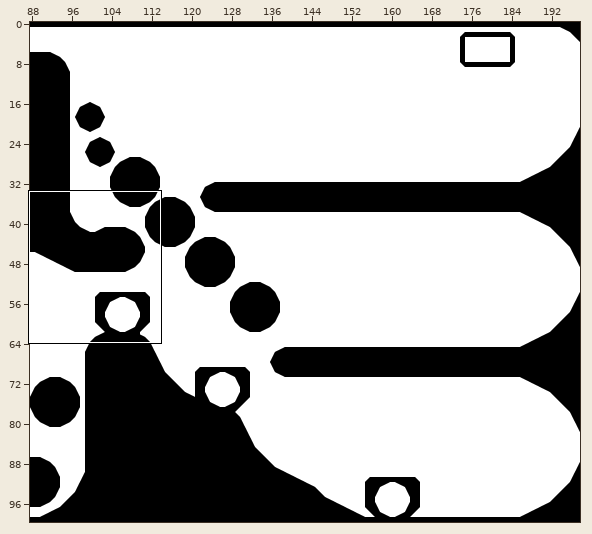
A Tiled map (JSON) gets an edit: docs/map/pixel-hill-zone.json. Above: a wide view before the commit, with the close-up outlined.
Close-up. Earlier state:
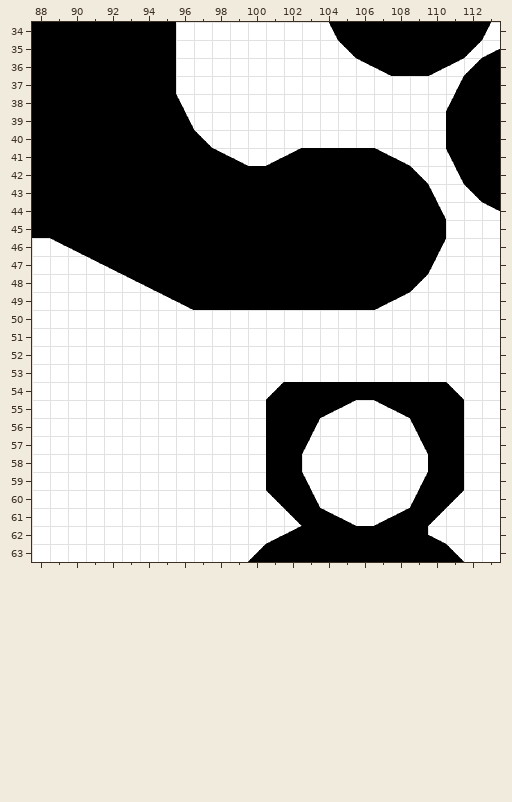
Cells are 32x32 px. Shown: x 88..113, y 34..63. The commit also changed other parts of the map, which this record leaves out.
After the commit:
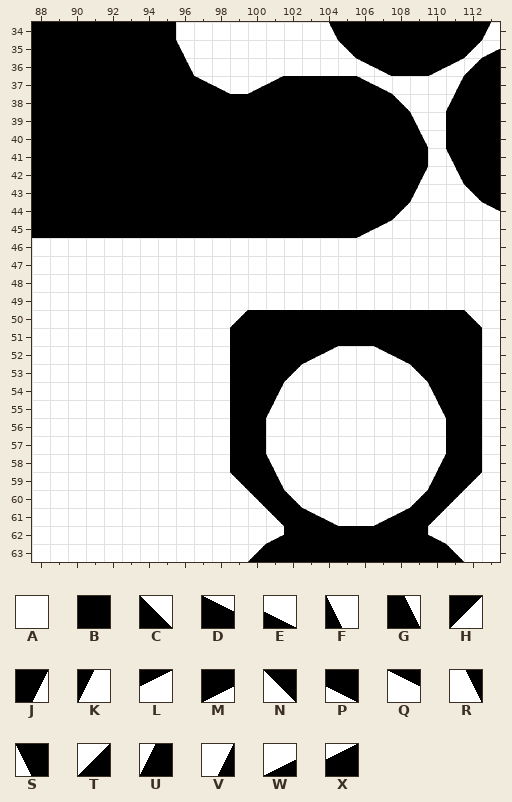
Key: from "Shapes": A 0, B 1, C 2, D 3, E 4, F 5, G 6, H 9, J 10, K 11, L 12, M 13, N 16, P 17, Q 18, R 19, S 20, T 23, U 24, V 25, W 26, X 27.
_ is an empty cell, # one hidden under a higher layer.
Objects are placed by their top-left corner, in cells (3,4 is the top-left corner of cell 3,4); size is 1x1 cell unless given.
The exact change:
{"where": "layer \"objects\""}
{"was": "B \"ring\" at 108,60.5", "now": "B \"ring\" at 108.5,59.5"}
{"was": "B \"ring\" at 103.9,60.1", "now": "B \"ring\" at 102.5,59.5"}
{"now": "B \"ring\" at 102.5,53.5"}
{"now": "B \"ring\" at 108.5,53.5"}
{"now": "B \"ring\" at 110,56.5"}
{"now": "B \"ring\" at 101,56.5"}
{"now": "B \"ring\" at 105.5,61"}
{"was": "B \"ring\" at 106,54.8"}
{"was": "B \"ring\" at 108.1,55.9"}
{"was": "B \"ring\" at 103.9,55.9"}
{"was": "B \"layer-switch\" at 100,56"}
{"was": "B \"layer-switch\" at 100,57"}
{"was": "B \"layer-switch\" at 100,58"}
{"was": "B \"ring\" at 109.1,58"}
{"was": "B \"ring\" at 102.9,58"}
{"was": "B \"layer-switch\" at 100,59"}
{"was": "B \"layer-switch\" at 100,60"}
{"where": "layer \"base terrain\""}
{"y":35,"x":96,"old":"A","new":"F"}
{"y":36,"x":96,"old":"A","new":"G"}
{"y":37,"x":96,"old":"AAA","new":"BDE"}
{"y":37,"x":100,"old":"AAAAAAAA","new":"WXBBBBDE"}
{"y":38,"x":96,"old":"FAAAAAAAAAAAA","new":"BBBBBBBBBBBBC"}
{"y":39,"x":96,"old":"GAAAAAAAAAAAAA","new":"BBBBBBBBBBBBBF"}
{"y":40,"x":97,"old":"CAAAAAAAAAAAA","new":"BBBBBBBBBBBBG"}
{"y":41,"x":98,"old":"DEAWX","new":"BBBBB"}
{"y":41,"x":107,"old":"DEA","new":"BBB"}
{"y":42,"x":109,"old":"C","new":"J"}
{"y":43,"x":109,"old":"BF","new":"KA"}
{"y":44,"x":108,"old":"BBG","new":"HAA"}
{"y":45,"x":106,"old":"BBBBB","new":"MLAAA"}
{"y":46,"x":89,"old":"QPBBBBBBBBBBBBBBBBBBBJ","new":"AAAAAAAAAAAAAAAAAAAAAA"}
{"y":47,"x":91,"old":"QPBBBBBBBBBBBBBBBBBK","new":"AAAAAAAAAAAAAAAAAAAA"}
{"y":48,"x":93,"old":"QPBBBBBBBBBBBBBBH","new":"AAAAAAAAAAAAAAAAA"}
{"y":49,"x":95,"old":"QPBBBBBBBBBBML","new":"AAAAAAAAAAAAAA"}
{"y":50,"x":99,"old":"AAAAAAAAAAAAAA","new":"TBBBBBBBBBBBBC"}
{"y":54,"x":102,"old":"########","new":"AAAAAAAA"}
{"where": "layer \"Layer A\""}
{"y":51,"x":99,"old":"______","new":"BBBBBB"}
{"y":52,"x":99,"old":"______","new":"BBBBML"}
{"y":53,"x":99,"old":"____","new":"BBBH"}
{"y":54,"x":99,"old":"__TBBBB#","new":"BBJ_____"}
{"y":55,"x":99,"old":"__BBBML","new":"BBK____"}
{"y":56,"x":99,"old":"__BBJ","new":"BB___"}
{"y":57,"x":99,"old":"__BBK","new":"BB___"}
{"y":58,"x":99,"old":"__BB","new":"BBF_"}
{"y":59,"x":99,"old":"__BBF","new":"NBG__"}
{"y":60,"x":100,"old":"_NBG","new":"NBC_"}
{"y":61,"x":101,"old":"_NBDE","new":"NBDE_"}
{"y":62,"x":102,"old":"_","new":"B"}
{"where": "layer \"Layer B\""}
{"y":51,"x":105,"old":"________","new":"BBBBBBBB"}
{"y":52,"x":107,"old":"______","new":"QPBBBB"}
{"y":53,"x":109,"old":"____","new":"NBBB"}
{"y":54,"x":106,"old":"BBBBBC_","new":"____SBB"}
{"y":55,"x":107,"old":"QPBB","new":"___R"}
{"y":55,"x":112,"old":"_","new":"B"}
{"y":56,"x":109,"old":"SB","new":"__"}
{"y":56,"x":112,"old":"_","new":"B"}
{"y":57,"x":109,"old":"RB","new":"__"}
{"y":57,"x":112,"old":"_","new":"B"}
{"y":58,"x":110,"old":"B","new":"V"}
{"y":58,"x":112,"old":"_","new":"B"}
{"y":59,"x":109,"old":"VB","new":"_U"}
{"y":59,"x":112,"old":"_","new":"H"}
{"y":60,"x":109,"old":"U","new":"T"}
{"label":"changed","picture_box":[50,40,482,535]}
